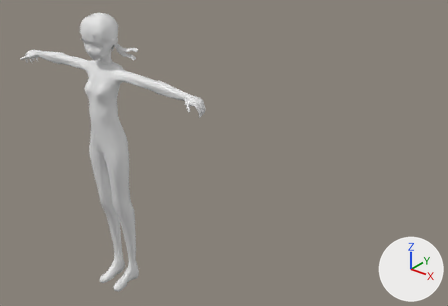
Before and after pictures for a commit that changed the Blender file GameBase/GameBase/assets/models/Characters/Izzy.blend.
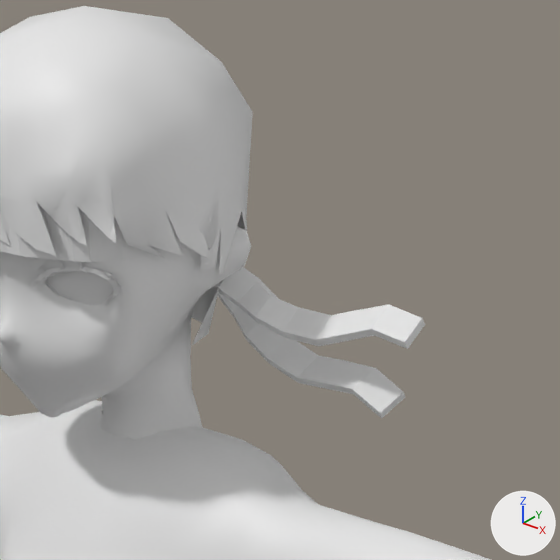
Each version appears first whole from a camera (50 mm lens) standing at (1.59, -1.32, 1.55) and looking at (0.03, 0.63, 0.35), and next in a close-up on the part from 20% to 34% of the width and 4% to 25% of the height. Arrows for +X, +Y and +Z are at lower right; the lights stay in place. Materials are left out; every surface is plain grey.

The first close-up shows 'Body', 'Eyes', 'Hair', 'Head', 'Head.001'.
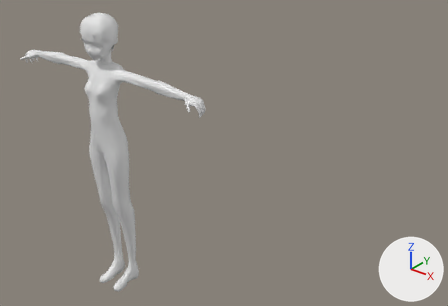
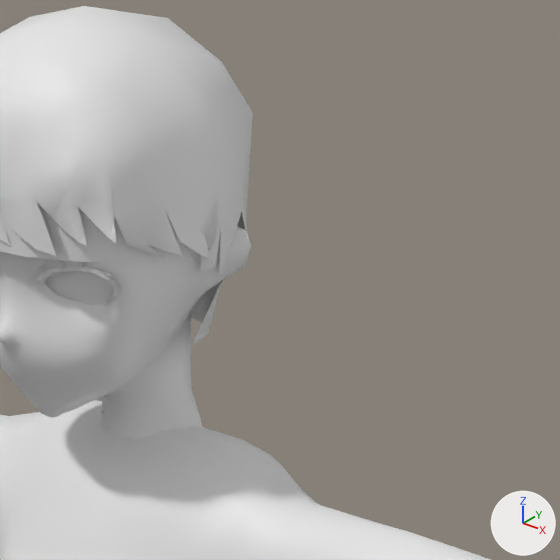
The change in detail:
me_eyebrows_004 has 494 vertices, 832 faces, 2 loose edges and spans x -0.5..7.0, y -3.1..10.2, z -15.3..0.5.
me_eyebrows_004 is used by ob_head_001; location (0.0, 0.0, 0.0); rotation (1.571, 0.0, 0.0), in degrees (90, 0, 0); scale (0.1, 0.1, 0.1).
me_eyebrows_004 part 1: the loose piece of 195 vertices spanning x 0.1..1.1, y 9.3..9.8, z -0.6..-0.4 is deleted.
me_eyebrows_004 part 2: the loose piece of 195 vertices spanning x 0.2..1.2, y 9.5..9.9, z -0.6..-0.3 is deleted.

Pixel boxes (x1, y1, x2, y2) of what changed, in the close-ups (560 x 560 px):
'Head.001', reshaped
    before: (0, 203, 425, 418)
    after: (0, 203, 186, 262)
part 1 of me_eyebrows_004, deleted
    before: (218, 292, 405, 418)
part 2 of me_eyebrows_004, deleted
    before: (212, 267, 425, 349)
